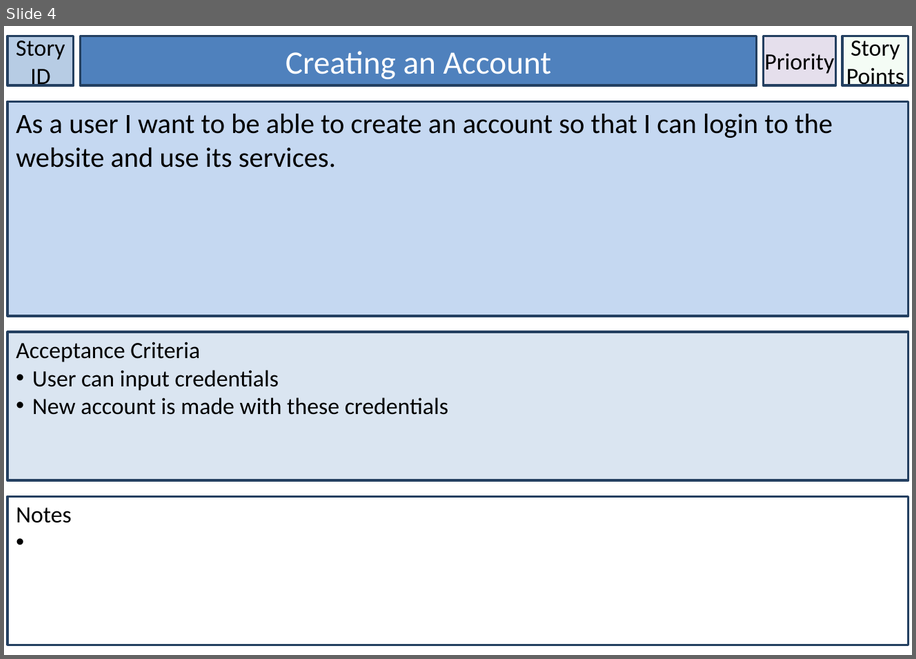
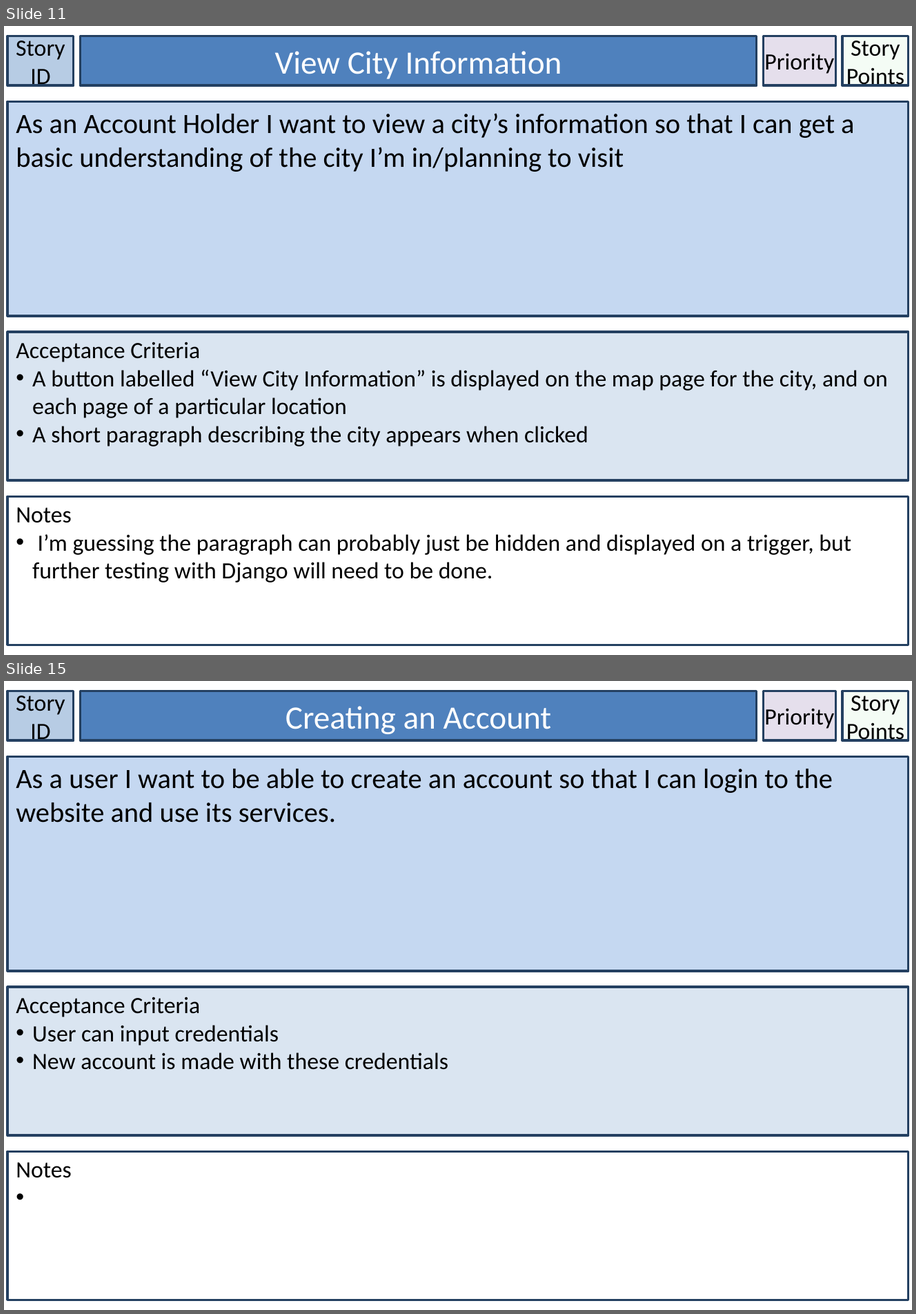
Before and after one commit to lowejosh/Django-landmarks, a slide deck: Story Cards.pptx. Shown one above the other, each under a label of ours: slide 4 before the commit, slides 11 and 15 after it; the slides between them are not shown. The pictures are 916x659 and 916x1314 pixels, drawn with LibreOffice and Linux fonts; fonts in the diff are those of the drawing. Boxes give left, top, right and bottom in pixels: in the first picture for what was removed or moved away, otherwise in the second. Text is boxed around its words. In the diff, an @@ line names an element or a change of style, - is before the commit and + after.

```diff
--- a/Story Cards.pptx
+++ b/Story Cards.pptx
@@ slide 11 added at (x1=4, y1=26, x2=912, y2=655), background #FFFFFF @@
@@ rectangle added at (x1=7, y1=36, x2=74, y2=85), fill #B7CCE4, outline #244061 2 pt, 20 pt, text #000000 @@
+Story ID
@@ rectangle added at (x1=81, y1=36, x2=757, y2=85), fill #4F81BD, outline #244061 2 pt, 28 pt, text #FFFFFF @@
+View City Information
@@ rectangle added at (x1=764, y1=36, x2=837, y2=85), fill #E5DFEC, outline #244061 2 pt, 20 pt, text #000000 @@
+Priority
@@ rectangle added at (x1=842, y1=36, x2=909, y2=85), fill #CCF0CD at 20% opacity, outline #244061 2 pt, 20 pt, text #000000 @@
+Story Points
@@ rectangle added at (x1=7, y1=101, x2=909, y2=316), fill #C5D8F1, outline #244061 2 pt, 24 pt, text #000000 @@
+As an Account Holder I want to view a city’s information so that I can get a basic understanding of the city I’m in/planning to visit
@@ rectangle added at (x1=7, y1=332, x2=909, y2=481), fill #DAE5F1, outline #244061 2 pt, 20 pt, text #000000 @@
+Acceptance Criteria
+• A button labelled “View City Information” is displayed on the map page for the city, and on each page of a particular location
+• A short paragraph describing the city appears when clicked
@@ rectangle added at (x1=7, y1=497, x2=909, y2=645), fill #FFFFFF, outline #244061 2 pt, 20 pt, text #000000 @@
+Notes
+• I’m guessing the paragraph can probably just be hidden and displayed on a trigger, but further testing with Django will need to be done.
@@ what was slide 4 is now slide 15 @@
```
Also in this commit, not shown: 3 slides changed, 28 other slides added, 1 other file.
